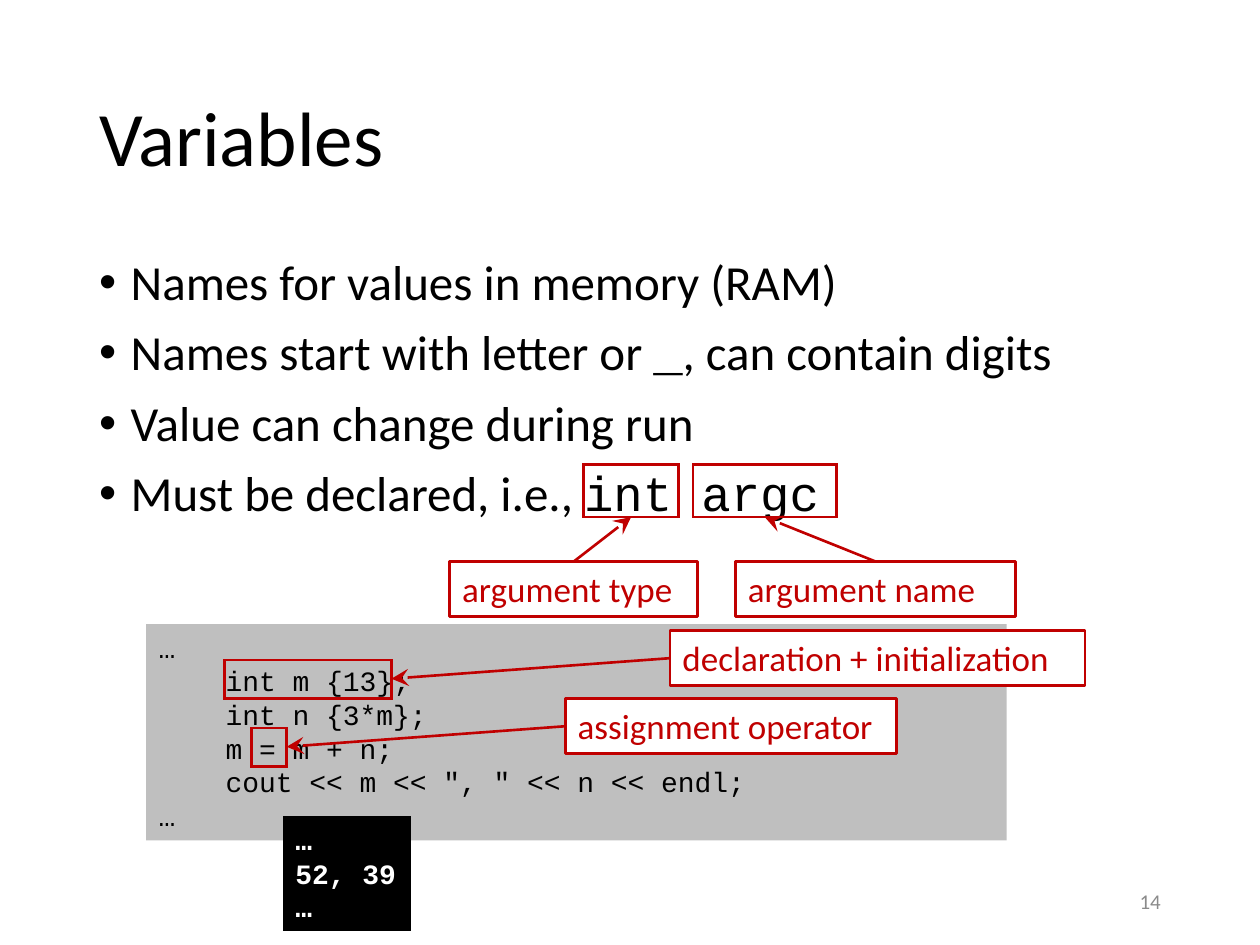
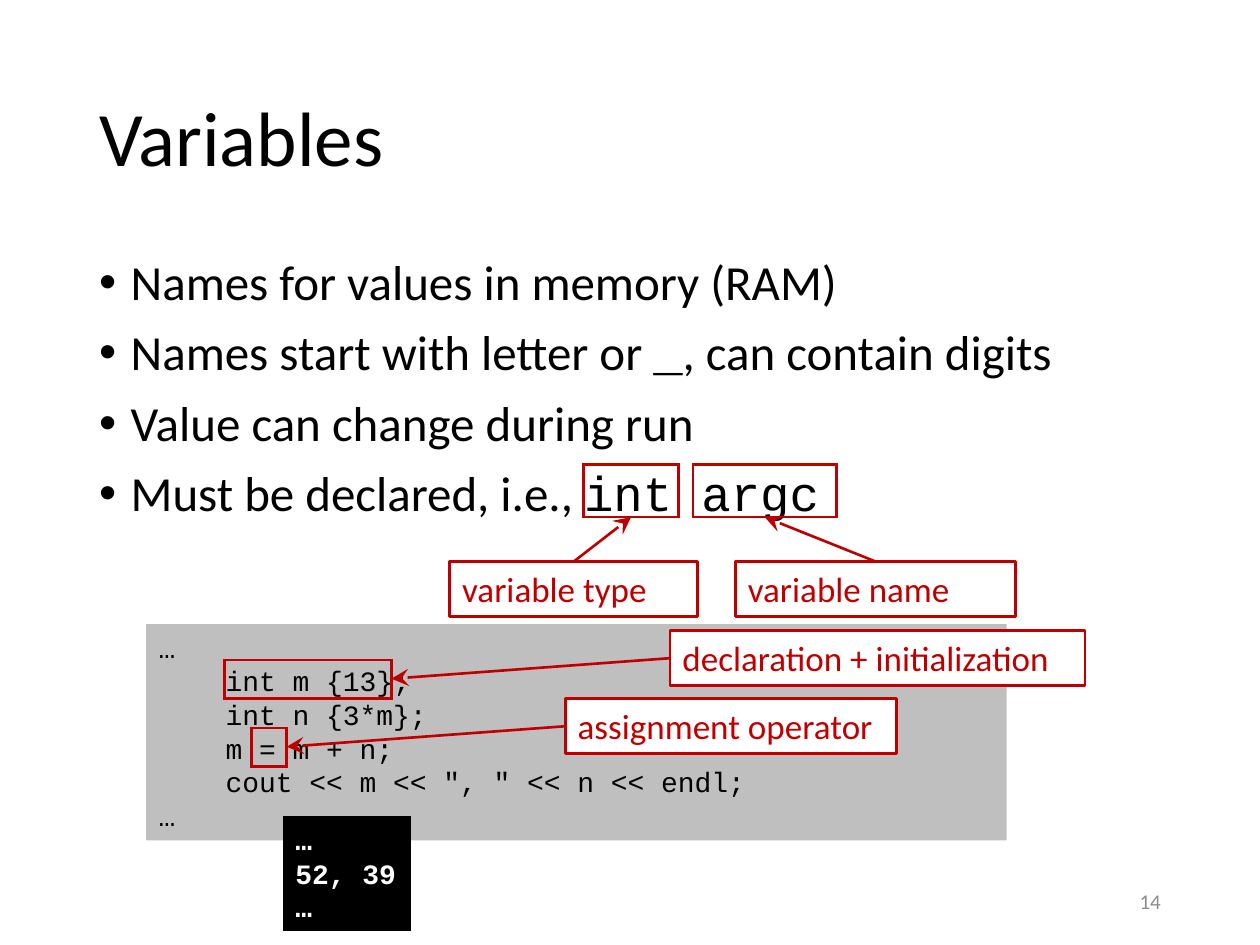
Before and after one commit to gjbex/training-material, a slide deck: slide 14 of CPlusPlus/scientific_cpp.pptx. Drawn at 1260x945 pixels with LibreOffice and Linux fonts; fonts in the diff are those of the drawing. Boxes give left, top, right and bottom in pixels: in the first picture for what was removed or moved away, otherwise in the second. Text is boxed around its words. In the diff, an @@ line names an element or a change of style, - is before the commit and + after.

Commit message:
Fix typos

```diff
--- a/CPlusPlus/scientific_cpp.pptx
+++ b/CPlusPlus/scientific_cpp.pptx
@@ text in rectangle at <box>462,577,646,608</box>: text changed @@
-argument type
+variable type
@@ text in rectangle at <box>748,577,950,603</box>: text changed @@
-argument name
+variable name
```
Also in this commit, not shown: 8 other slides changed.
